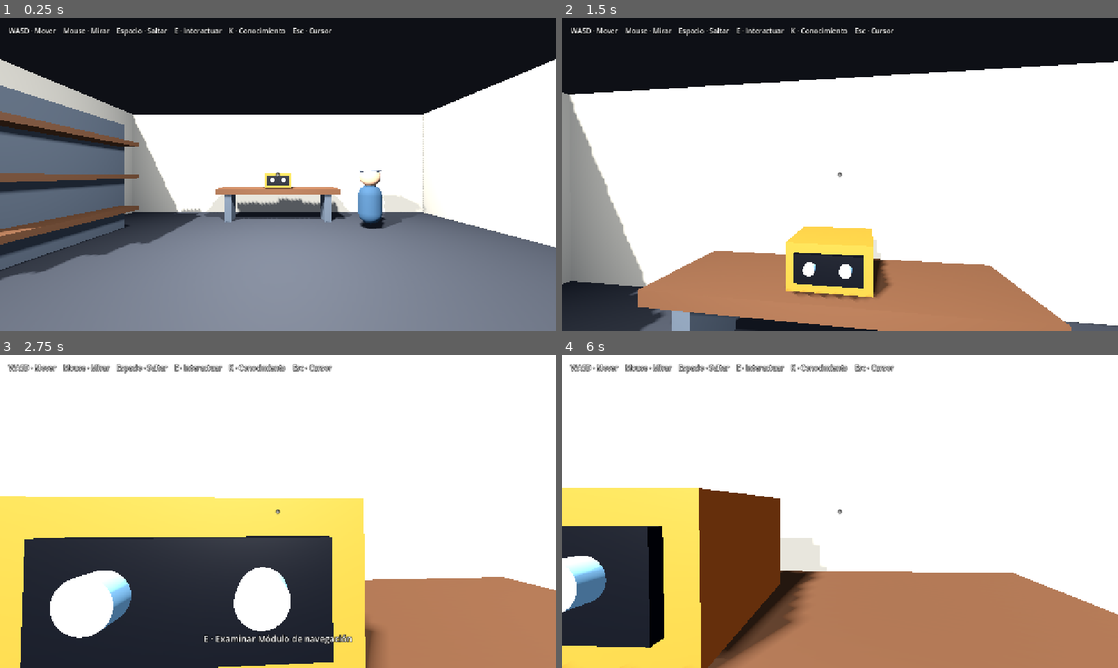
Above: before the commit, frames 1-4 (two rows, left to right).
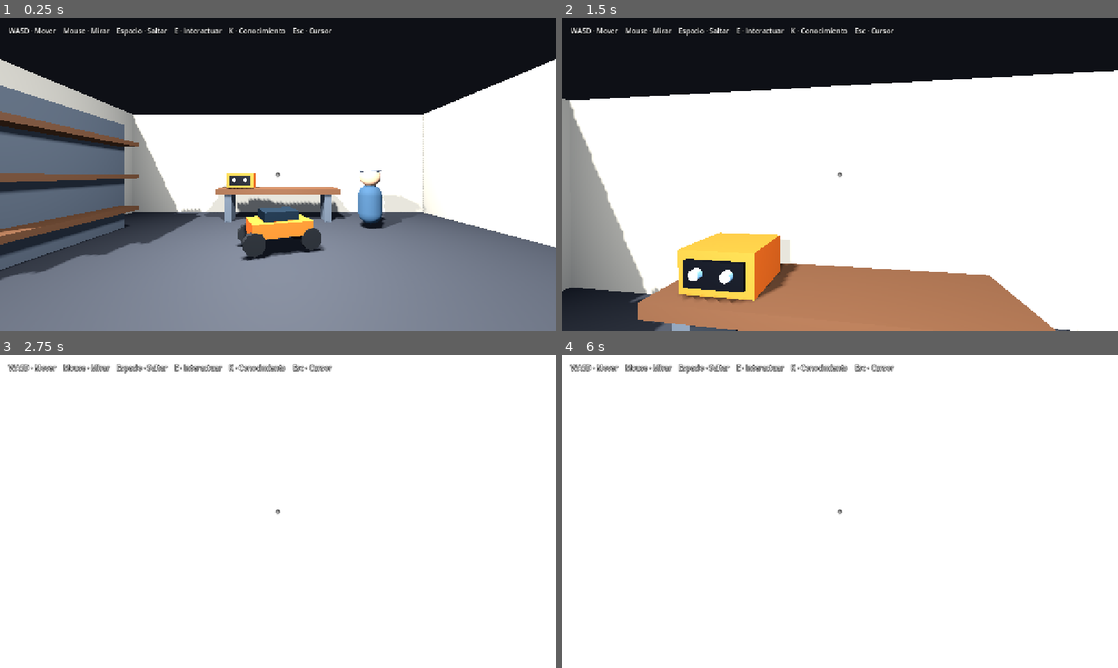
Above: after the commit, the same moments.

Repository: IDozy/starlightlegacy
Game: Godot game, scene res://scenes/main/main.tscn
Same seed, same stepped clock (60 frames per second), same inputs: the game is played once before the commit and once after it.
Inputs (mouse positions are in pixels of both pictures, inside the frame that each line leads up to):
- Up to frame 1 (0.25 s): no input
- Up to frame 2 (1.5 s): tap Enter at 0.5, 1.35 s; move the mouse to (867, 174) at 0.52 s; hold W from 0.53 s (still down); tap E at 0.6 s; click (867, 174) at 0.67 s; tap Space at 0.77 s; move the mouse to (812, 174) at 1.27 s
- Up to frame 3 (2.75 s): keep holding W; tap Space at 1.52 s; move the mouse to (289, 505) at 2.02 s; tap Z at 2.1 s
- Up to frame 4 (6 s): tap Space at 2.75, 3.02, 3.77, 4.52, 5 s; move the mouse to (834, 517) at 2.77 s; tap K at 2.85, 5.85 s; click (834, 517) at 2.92 s; move the mouse to (878, 514) at 3.52 s; tap E at 3.6 s; tap Enter at 4.25, 4.35, 5.75 s; move the mouse to (795, 508) at 4.27 s; move the mouse to (845, 511) at 5.02 s; tap Z at 5.1 s; click (845, 511) at 5.17 s; move the mouse to (817, 505) at 5.77 s; release W at 5.78 s; hold D from 5.78 s (still down)

The runs differ from the first frame. In frame 1, 2.6% of the frame differs, in the area x 39-59%, y 49-78%; in frame 2, 14%; in frame 3, 42%, in the area x 0-100%, y 45-100%; in frame 4, 40%.

Commit message:
feat: place rescue rover project in workshop

Diff:
--- a/levels/workshop/workshop.gd
+++ b/levels/workshop/workshop.gd
@@ -2,6 +2,7 @@
 
 const INSPECTABLE_OBJECT := preload("res://systems/interaction/inspectable_object.tscn")
 const GRANDFATHER := preload("res://systems/dialogue/grandfather_placeholder.tscn")
+const RESCUE_ROVER_PROJECT := preload("res://systems/gameplay/rescue_rover_project.tscn")
 
 const FLOOR_COLOR := Color(0.19, 0.20, 0.22)
 const WALL_COLOR := Color(0.73, 0.70, 0.63)
@@ -70,8 +71,14 @@
 
 	var prototype_device := INSPECTABLE_OBJECT.instantiate()
 	prototype_device.name = "PrototypeDevice"
-	prototype_device.position = Vector3(0.0, 1.35, -3.65)
+	prototype_device.position = Vector3(-1.25, 1.35, -3.65)
 	add_child(prototype_device)
+
+	var rescue_rover := RESCUE_ROVER_PROJECT.instantiate()
+	rescue_rover.name = "RescueRoverProject"
+	rescue_rover.position = Vector3(0.0, 0.0, -0.9)
+	rescue_rover.rotation_degrees = Vector3(0.0, 18.0, 0.0)
+	add_child(rescue_rover)
 
 	var grandfather := GRANDFATHER.instantiate()
 	grandfather.position = Vector3(2.7, 0.0, -2.6)
